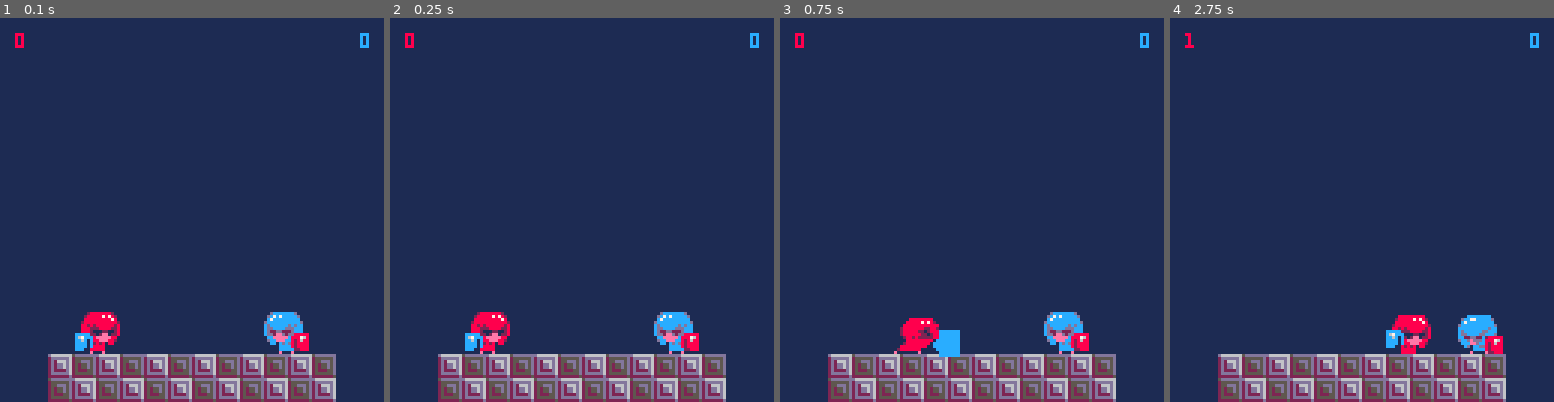
Above: before the commit, frames 1-4 (left to right).
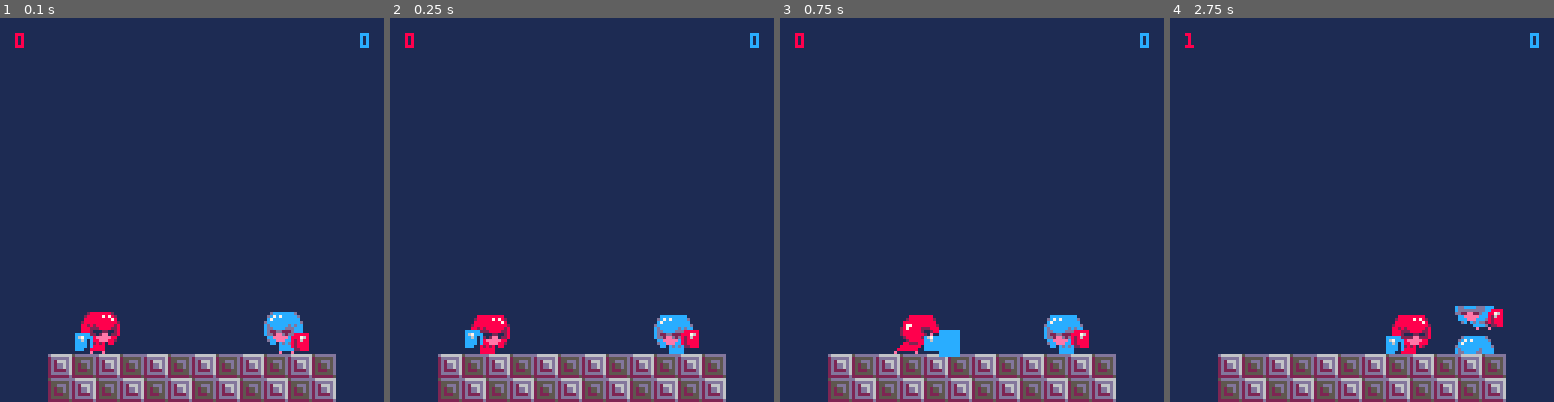
Above: after the commit, the same moments.

Repository: davidjtferguson/dancejab
Game: PICO-8 cartridge jab.p8
Two runs of this game, one before a commit and one after it. Both use one fixed random seed, a clock stepped at 60 frames per second and the inputs below.
Inputs:
- Up to frame 1 (0.1 s): no input
- Up to frame 2 (0.25 s): no input
- Up to frame 3 (0.75 s): tap X (X key) at 0.33 s; tap O (Z key) at 0.7 s
- Up to frame 4 (2.75 s): tap X (X key) at 1.07, 1.85 s; hold Right 1.6-2.1 s; tap O (Z key) at 1.7, 2.1, 2.5 s; hold Right from 2.47 s (still down)

Frame 1 is identical in both runs. In frame 2, 1.0% of the frame differs, in the area x 19-81%, y 76-88%; in frame 3, 0.9%; in frame 4, 1.5%, in the area x 56-87%, y 75-88%.

Commit message:
sketched in animt system

Diff:
--- a/jab.p8
+++ b/jab.p8
@@ -62,7 +62,7 @@
   xvel=0,
   y=96,
   yvel=0,
-  s=64,
+  animt=createanimt(64,15,2),
   flipped=flipped,
   state="none",
   statetimer=0,
@@ -228,7 +228,7 @@
    _init()
   end
 
-  av.s=64
+  av.animt.basesprite=64
 
   --walking
   if btn(⬅️,av.no) then
@@ -253,27 +253,27 @@
      av.xvel>0) or
      (av.flipped and
      av.xvel<0) then
-   av.s=96
+   av.animt.basesprite=96
   else
-   av.s=98
+   av.animt.basesprite=98
   end
  elseif av.state=="jab" then
-  av.s=74
+  av.animt.basesprite=74
 
   if av.statetimer==0 then
    av.state="jablag"
    av.statetimer=av.jablagframes
   end
  elseif av.state=="jablag" then
-  av.s=100
+  av.animt.basesprite=100
   av.xvel=0
  elseif av.state=="won" then
   --todo:sort specific sprite
-  av.s=66
+  av.animt.basesprite=66
   av.xvel=0
  elseif av.state=="dead" then
   --todo:sort specific sprite
-  av.s=110
+  av.animt.basesprite=110
 
   --stagger away?
   -- undecided. cheap fix for
@@ -289,7 +289,7 @@
   end
  elseif av.state=="ringout" then
   --todo:sort specific sprite
-  av.s=110
+  av.animt.basesprite=110
 
   av.yvel+=gravity
   av.xvel*=0.8
@@ -302,6 +302,8 @@
  if av.statetimer==0 then
   av.state="none"
  end
+
+ updateanimt(av.animt)
 
  av.x+=av.xvel
  av.y+=av.yvel
@@ -379,14 +381,14 @@
 
  map(0,0,0,0,16,16)
 
- spr(p1.s,p1.x,p1.y,2,2,p1.flipped)
+ spr(p1.animt.sprite,p1.x,p1.y,2,2,p1.flipped)
 
  pal(8,12)
  pal(2,13)
  pal(12,8)
  pal(1,2)
 
- spr(p2.s,p2.x,p2.y,2,2,p2.flipped)
+ spr(p2.animt.sprite,p2.x,p2.y,2,2,p2.flipped)
 
  pal()
  palt(0,false)
@@ -461,6 +463,43 @@
 function checkflag(x,y,flag)
  local s=mget(x,y)
  return fget(s,flag)
+end
+
+-->8
+--animations
+
+function createanimt(bs,sd,sprs)
+ local t={
+  --animation specifics
+  basesprite=bs,
+  speed=sd,
+  sprites=sprs,
+
+  --variables
+  sprite=bs,
+  along=0,
+  counter=0
+ }
+ return t
+end
+
+--So, how should this be reset
+-- when a new anim starts?
+
+function updateanimt(t)
+ t.counter+=1
+
+ --double width sprites
+ t.along=flr(t.counter/t.speed)
+ t.along*=2
+
+ if t.counter>=
+    t.speed*t.sprites then
+  t.along=0
+  t.counter=0
+ end
+
+ t.sprite=t.basesprite+t.along
 end
 
 __gfx__
